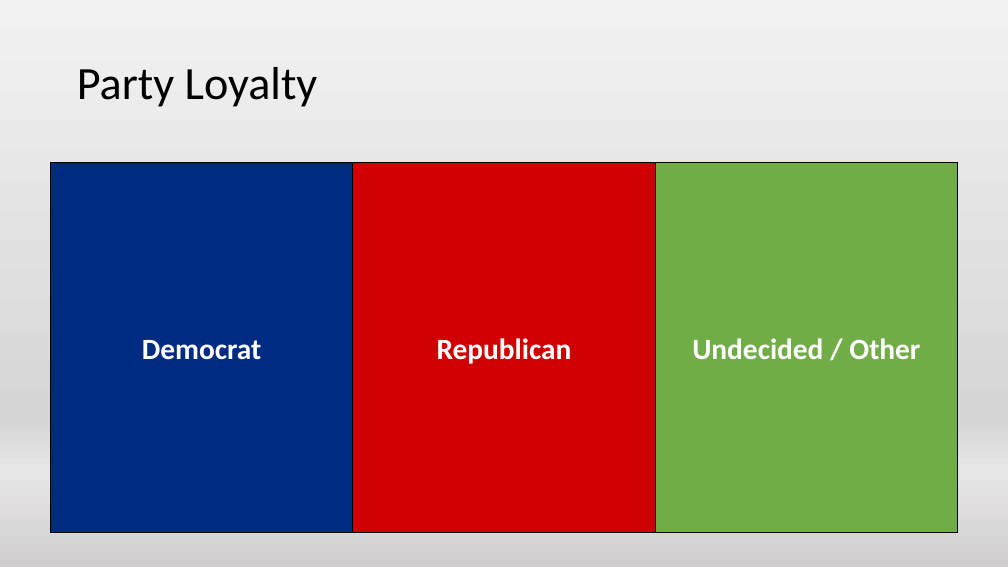
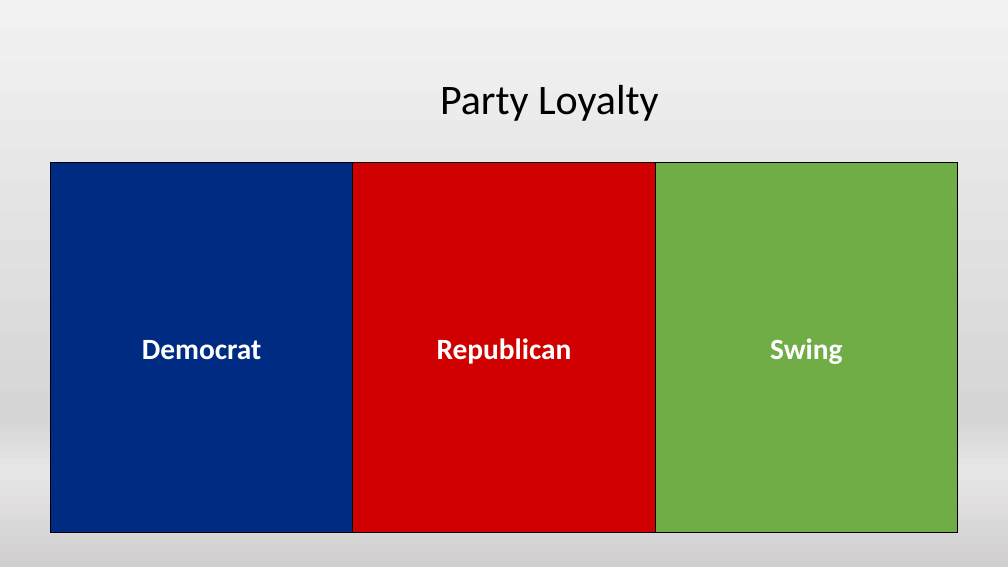
Before and after one commit to blimpich/election_simulator, a slide deck: slide 11 of Final Presentation 2.pptx (slide 5 before the commit). Drawn at 1008x567 pixels with LibreOffice and Linux fonts; fonts in the diff are those of the drawing. Boxes give left, top, right and bottom in pixels: in the first picture for what was removed or moved away, otherwise in the second. Text is boxed around its words. In the diff, an @@ line names an element or a change of style, - is before the commit and + after.

```diff
--- a/Final Presentation 2.pptx
+++ b/Final Presentation 2.pptx
@@ text "Party Loyalty": place and size @@
-text "Party Loyalty" at (77, 67, 318, 107)
+text "Party Loyalty" at (440, 85, 659, 121)
@@ text "Party Loyalty" at (440, 85, 659, 121): size 44 to 40 pt; alignment left to centre; line spacing 0.9 to 1 @@
@@ text in rectangle at (770, 338, 842, 364): text changed @@
-Undecided / Other
+Swing
```
Also in this commit, not shown: 5 other slides changed, 20 slides added, 4 slides removed.
